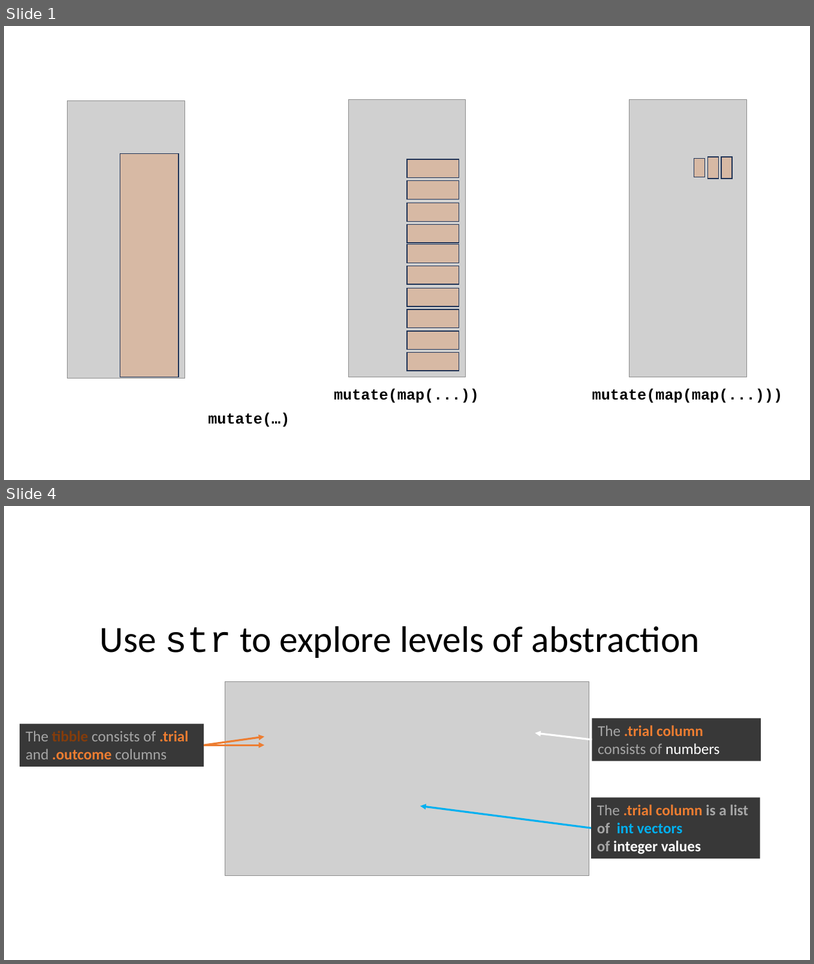
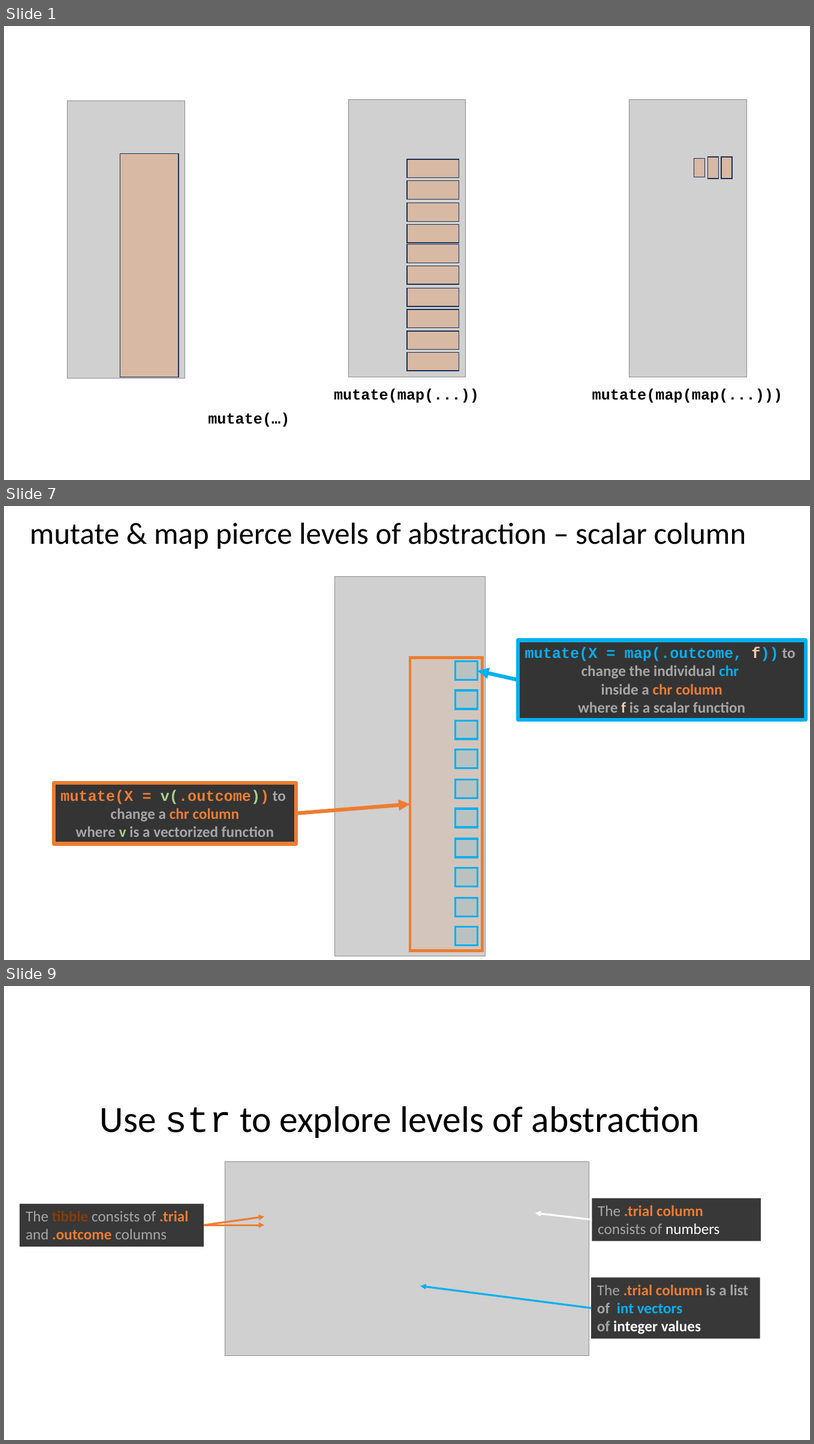
Before and after one commit to yardsale8/probability_simulations_in_R, a slide deck: img/images.pptx. Shown one above the other, each under a label of ours: slides 1 and 4 before the commit, slides 1, 7 and 9 after it; the slides between them are not shown. The pictures are 814x964 and 814x1444 pixels, drawn with LibreOffice and Linux fonts; fonts in the diff are those of the drawing; grey boxes stand for pictures. Boxes give left, top, right and bottom in pixels: in the first picture for what was removed or moved away, otherwise in the second. Text is boxed around its words. In the diff, an @@ line names an element or a change of style, - is before the commit and + after.

```diff
--- a/img/images.pptx
+++ b/img/images.pptx
@@ slide 7 added at [4, 506, 810, 960], background #FFFFFF @@
@@ text added at [30, 522, 747, 549], 36.3 pt, text #000000 @@
+mutate & map pierce levels of abstraction – scalar column
@@ picture added at [335, 577, 486, 955] @@
@@ rectangle added at [518, 640, 806, 720], fill #343434, outline #00B0F0 4.5 pt, 18 pt, text #A6A6A6, bold @@
+mutate(X = map(.outcome, f)) to
+change the individual chr
+inside a chr column
+where f is a scalar function
@@ arrow added from (518, 679) to (477, 670), #00B0F0 4.5 pt @@
@@ rectangle added at [54, 783, 297, 844], fill #343434, outline #ED7D31 4.5 pt, 18 pt, text #A6A6A6, bold @@
+mutate(X = v(.outcome)) to
+change a chr column
+where v is a vectorized function
@@ arrow added from (296, 813) to (411, 804), #ED7D31 4.5 pt @@
@@ group added at [411, 658, 483, 951]: 11 rectangles @@
@@ what was slide 4 is now slide 9 @@
```
Also in this commit, not shown: 2 slides changed, 4 other slides added, 2 other files.
